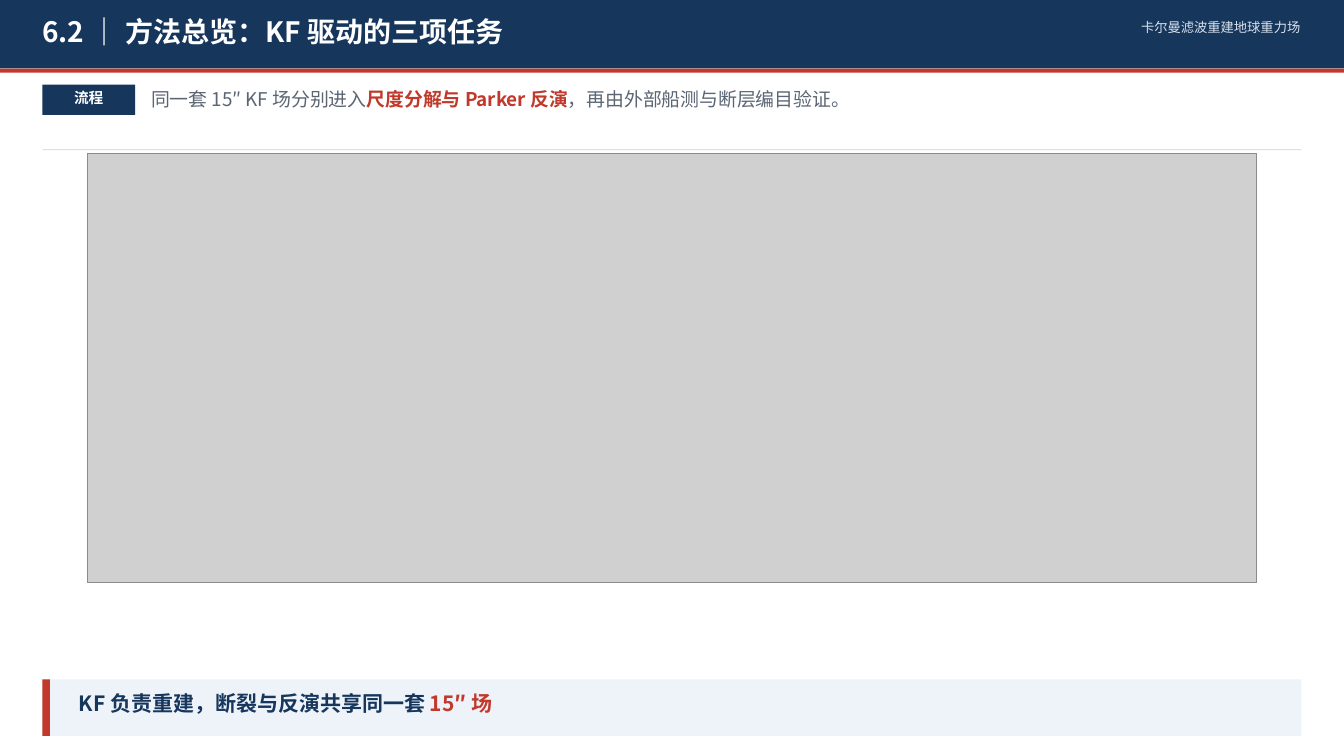
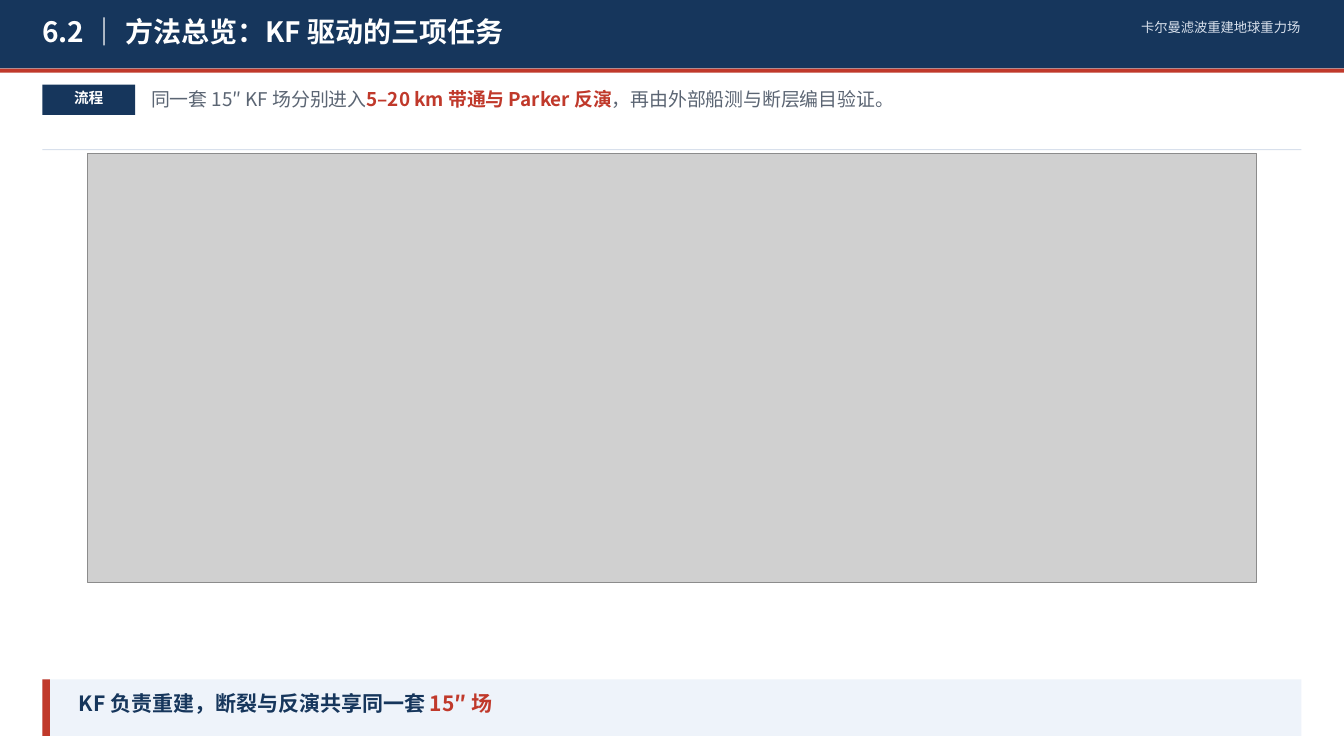
Before and after one commit to shuyunkai/kalman_gravity, a slide deck: slide 11 of ppt/卡尔曼滤波重建地球重力场_含研究内容.pptx. Drawn at 1344x756 pixels with LibreOffice and Linux fonts; fonts in the diff are those of the drawing; grey boxes stand for pictures. Boxes give left, top, right and bottom in pixels: in the first picture for what was removed or moved away, otherwise in the second. Text is boxed around its words. In the diff, an @@ line names an element or a change of style, - is before the commit and + after.

Commit message:
fix: 6.2 断裂支路改为 5-20 km 带通

```diff
--- a/ppt/卡尔曼滤波重建地球重力场_含研究内容.pptx
+++ b/ppt/卡尔曼滤波重建地球重力场_含研究内容.pptx
@@ text at <box>151,90,894,108</box>: text changed @@
-同一套 15″ KF 场分别进入尺度分解与 Parker 反演，再由外部船测与断层编目验证。
+同一套 15″ KF 场分别进入5–20 km 带通与 Parker 反演，再由外部船测与断层编目验证。
```
Also in this commit, not shown: 4 other files.
